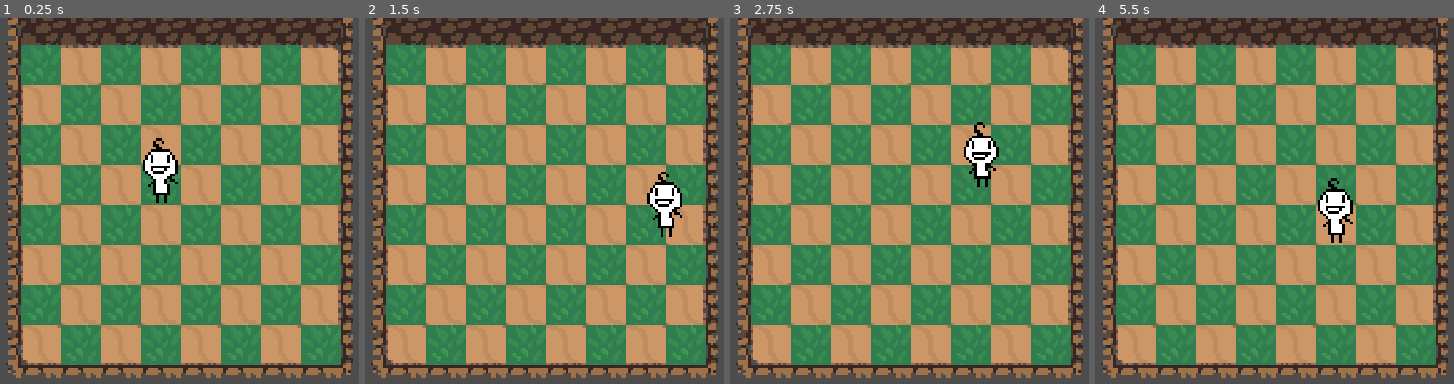
Above: before the commit, frames 1-4 (left to right).
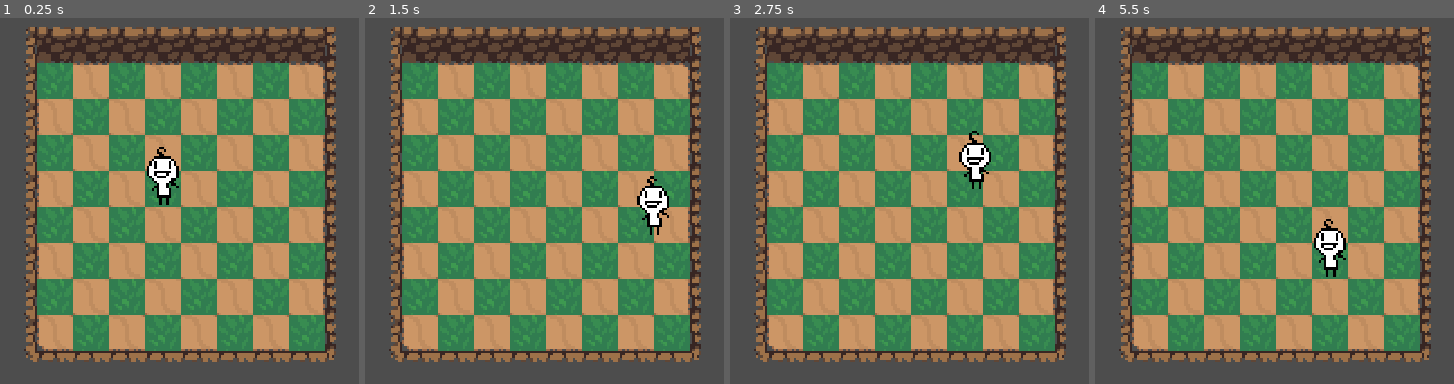
Above: after the commit, the same moments.

Repository: esp-ahz/demo
Game: Godot game, scene res://demo_map/demo_map.tscn
Same seed, same stepped clock (60 frames per second), same inputs: the game is played once before the commit and once after it.
Inputs (mouse positions are in pixels of both pictures, inside the frame that each line leads up to):
- Up to frame 1 (0.25 s): no input
- Up to frame 2 (1.5 s): tap Enter at 0.5 s; move the mouse to (720, 219) at 0.52 s; click (720, 219) at 0.67 s; move the mouse to (386, 266) at 1.27 s; click (386, 266) at 1.42 s
- Up to frame 3 (2.75 s): move the mouse to (992, 142) at 2.02 s; click (992, 142) at 2.17 s
- Up to frame 4 (5.5 s): move the mouse to (1235, 332) at 2.77 s; click (1235, 332) at 2.92 s; move the mouse to (outside the picture) at 3.52 s; click (outside the picture) at 3.67 s; move the mouse to (outside the picture) at 4.27 s; click (outside the picture) at 4.42 s; move the mouse to (1317, 241) at 5.02 s; click (1317, 241) at 5.17 s

The runs differ from the first frame. In frame 1, 47% of the frame differs, in the area x 1-99%, y 0-99%; in frame 2, 47%; in frame 3, 47%; in frame 4, 48%.

Commit message:
add Card UI resources

Diff:
--- a/demo_map/demo_map.tscn
+++ b/demo_map/demo_map.tscn
@@ -276,7 +276,8 @@
 script = ExtResource("8_ucclh")
 
 [node name="Camera2D" type="Camera2D" parent="."]
-position = Vector2(385, 474)
+position = Vector2(384, 480)
+zoom = Vector2(0.9, 0.9)
 
 [node name="CharacterBody2D" parent="." instance=ExtResource("9_sxw15")]
 position = Vector2(144, 144)
Binary file added: Card/Sprite-0002.png
Not shown, added: Card/Sprite-0002.png.import
